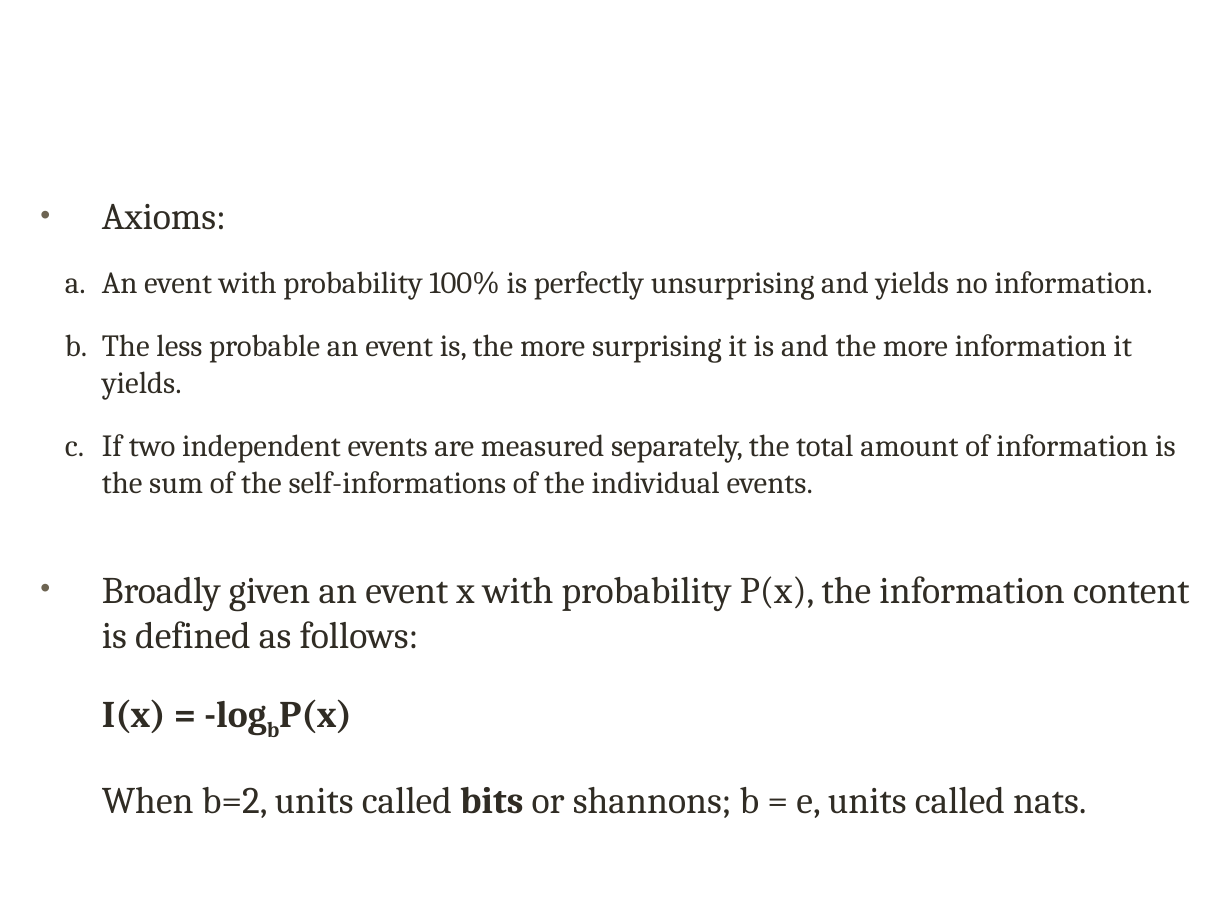
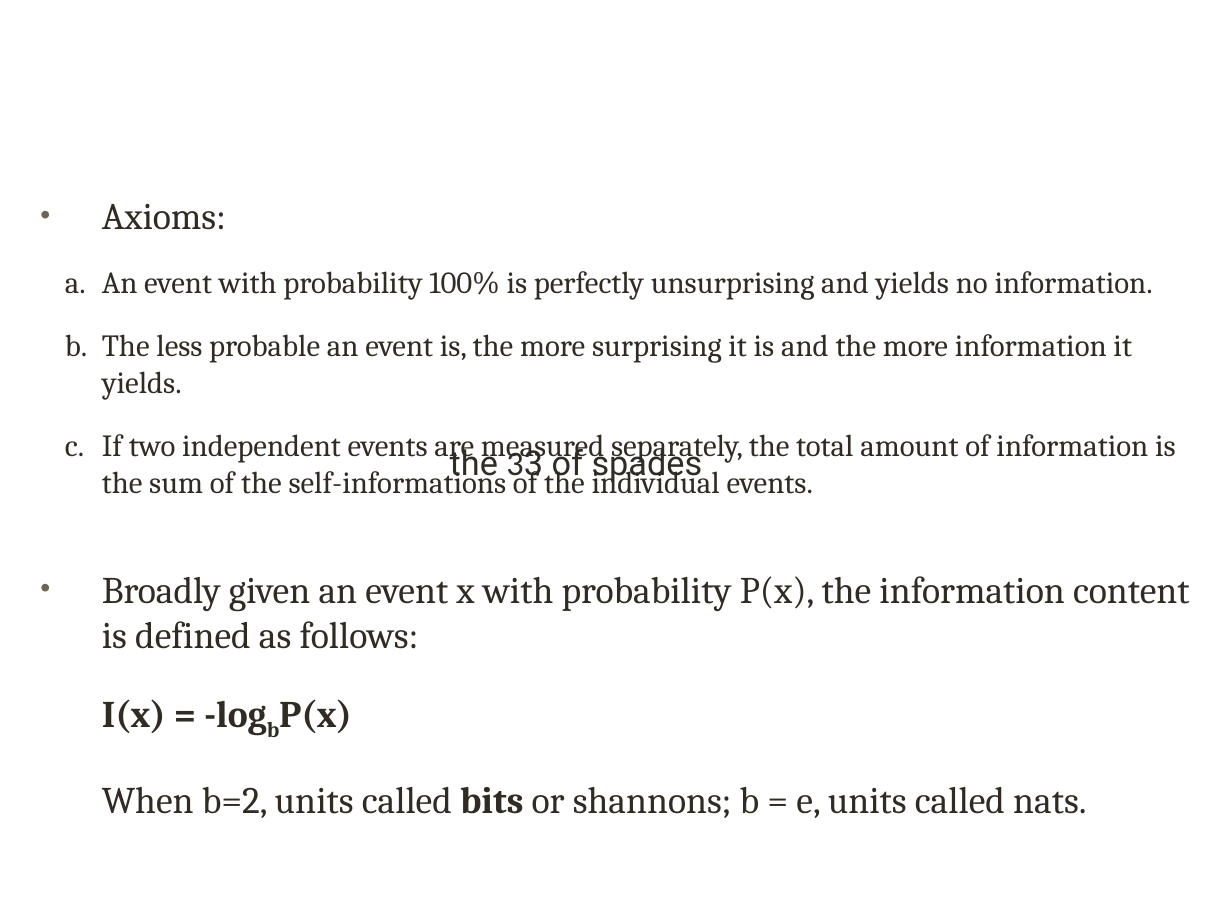
Before and after one commit to xuqinkun/Report, a slide deck: slide 12 of Deep Learning-3.12-3.14.pptx (slide 11 before the commit). Drawn at 1232x924 pixels with LibreOffice and Linux fonts; fonts in the diff are those of the drawing; background and template pictures are left out. Boxes give left, top, right and bottom in pixels: in the first picture for what was removed or moved away, otherwise in the second. Text is boxed around its words. In the diff, an @@ line names an element or a change of style, - is before the commit and + after.

```diff
--- a/Deep Learning-3.12-3.14.pptx
+++ b/Deep Learning-3.12-3.14.pptx
@@ text added at (x1=450, y1=443, x2=703, y2=484), 20 pt, text #302C24 @@
+the 33 of spades
```
Also in this commit, not shown: 5 other slides changed, 1 slide added.
